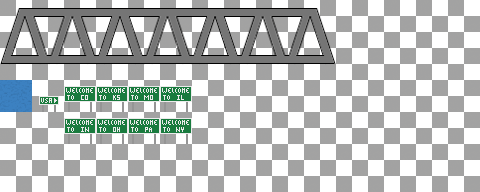
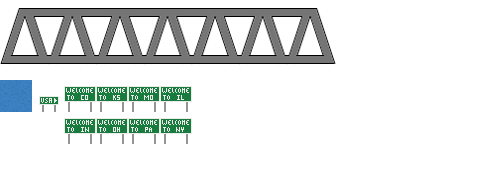
Layer changes from the first 480px x 192px image to the second:
hid "Layer 0" over [0, 0, 480, 192]
